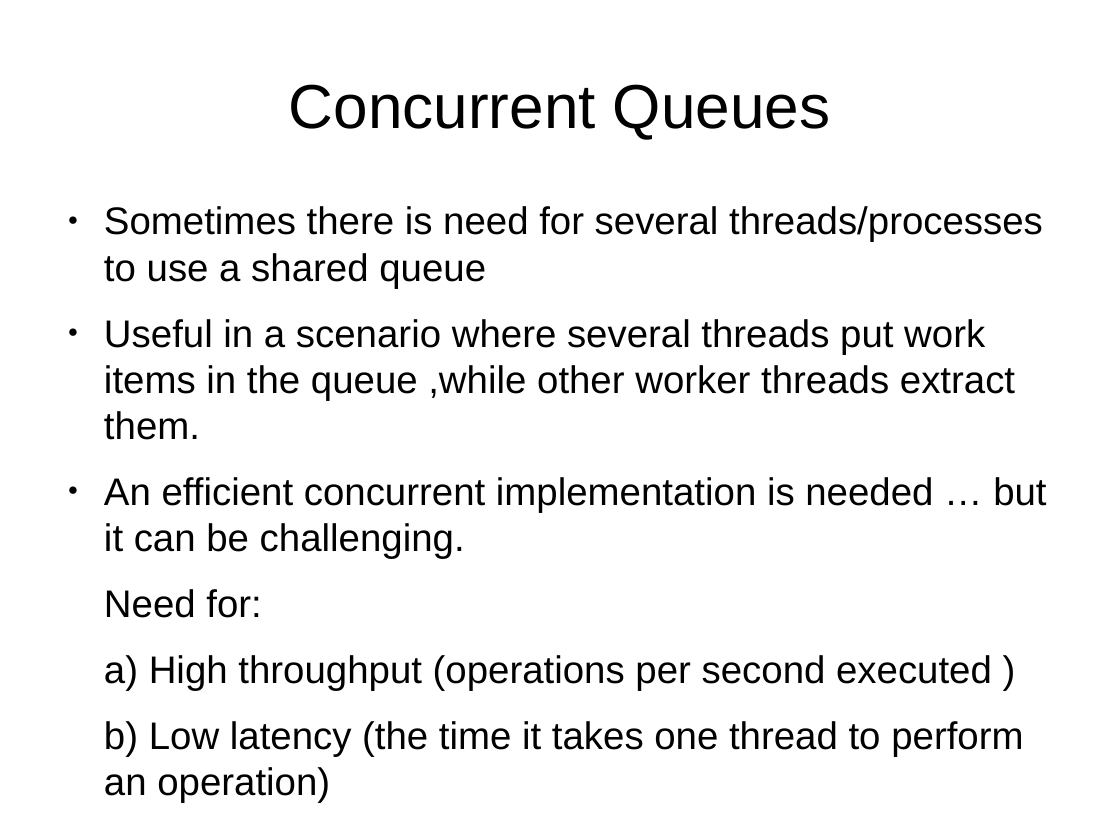
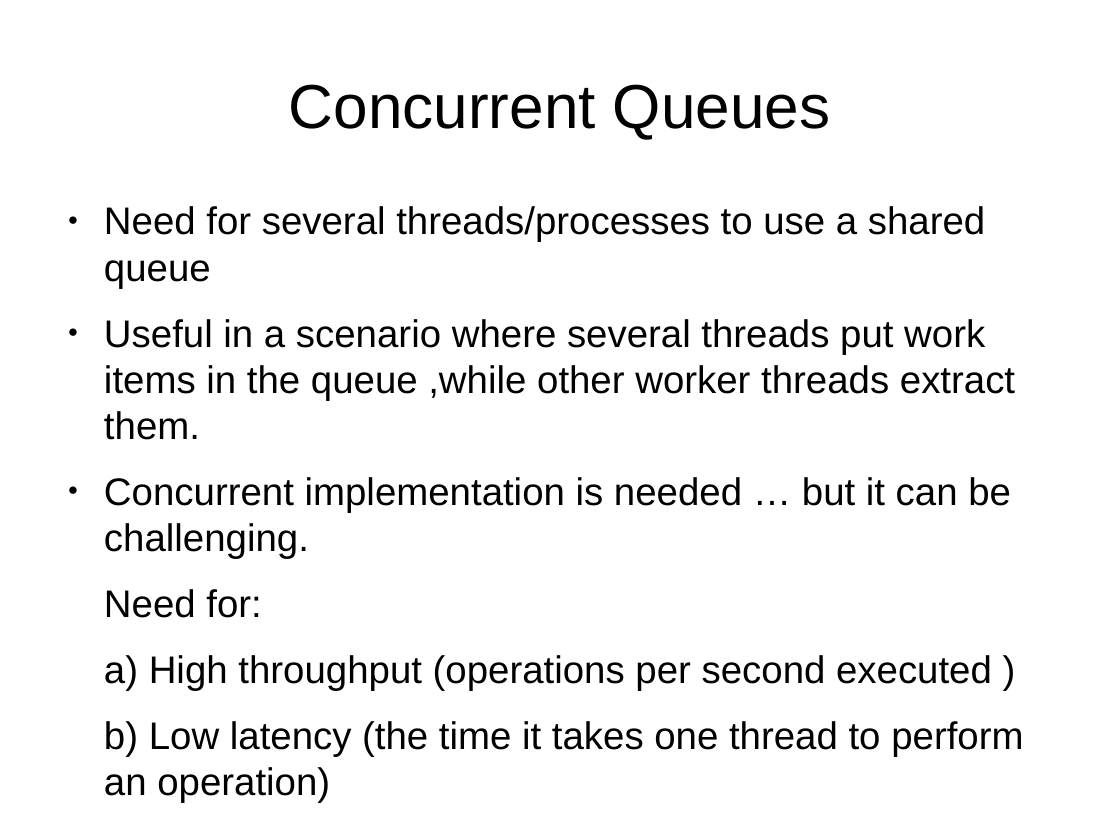
Before and after one commit to mpastyl/my_thesis, a slide deck: slide 10 of presentation.odp. Drawn at 1120x840 pixels with LibreOffice and Linux fonts; fonts in the diff are those of the drawing. Boxes give left, top, right and bottom in pixels: in the first picture for what was removed or moved away, otherwise in the second. Text is boxed around its words. In the diff, an @@ line names an element or a change of style, - is before the commit and + after.

```diff
--- a/presentation.odp
+++ b/presentation.odp
@@ text at (104,206,985,288): text changed @@
-● Sometimes there is need for several threads/processes to use a shared queue
+● Need for several threads/processes to use a shared queue
@@ text at (104,477,1011,559): text changed @@
-● An efficient concurrent implementation is needed … but it can be challenging.
+● Concurrent implementation is needed … but it can be challenging.
```
Also in this commit, not shown: 7 other slides changed, 4 slides added, 4 other files.
